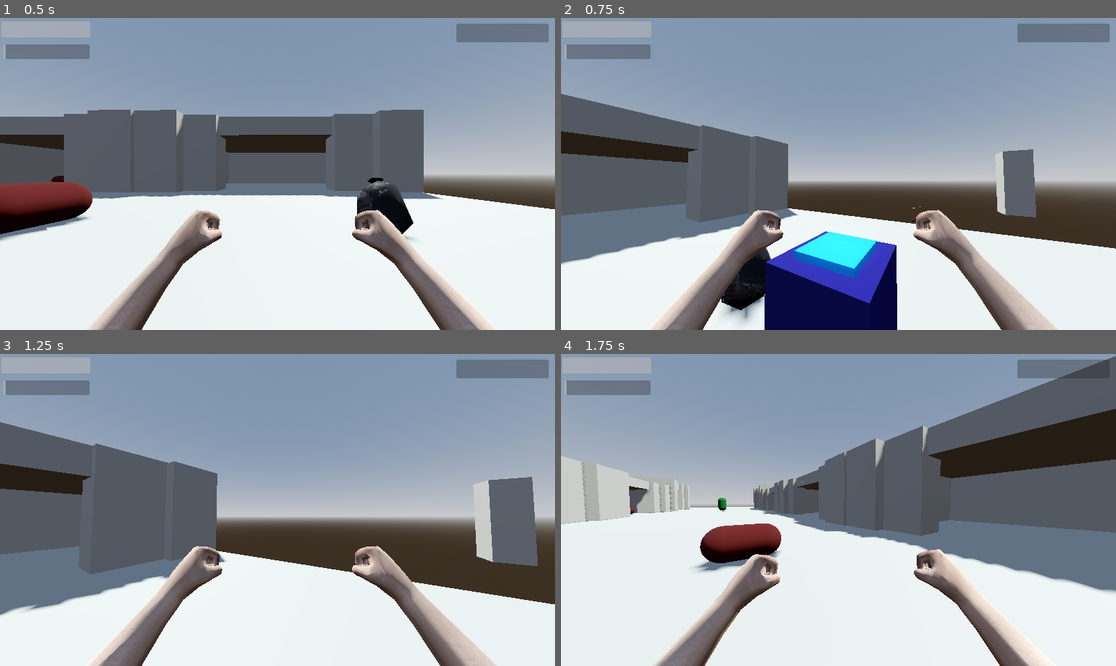
Above: before the commit, frames 1-4 (two rows, left to right).
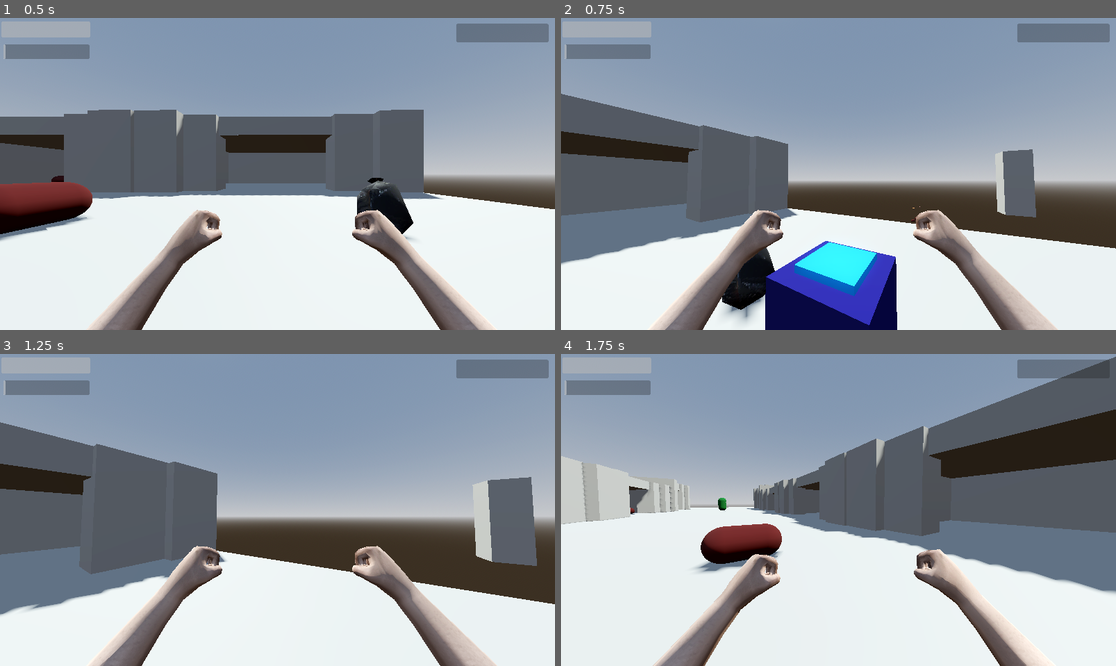
Above: after the commit, the same moments.

Repository: lungcollapser/record
Game: Godot game, scene res://scenes/world.tscn
Two runs of this game, one before a commit and one after it. Both use one fixed random seed, a clock stepped at 60 frames per second and the inputs below.
Inputs (mouse positions are in pixels of both pictures, inside the frame that each line leads up to):
- Up to frame 1 (0.5 s): no input
- Up to frame 2 (0.75 s): tap Enter (ui_accept) at 0.5 s; move the mouse to (866, 174) at 0.52 s; hold W (forward) from 0.53 s (still down); tap T (dropreceptacle) at 0.6 s
- Up to frame 3 (1.25 s): keep holding W (forward); tap Enter (ui_accept) at 0.77 s
- Up to frame 4 (1.75 s): keep holding W (forward); move the mouse to (810, 510) at 1.27 s; click (810, 510) at 1.35 s; tap Enter (ui_accept) at 1.52 s; tap T (dropreceptacle) at 1.55 s

Frame 1 is identical in both runs. In frame 2, 3.4% of the frame differs, in the area x 1-100%, y 30-100%; in frame 3, 0.3%; in frame 4, 0.6%.

Commit message:
fix for beginning receptacle spawn

Diff:
--- a/scenes/PackCigaretteFoilTop.tscn
+++ b/scenes/PackCigaretteFoilTop.tscn
@@ -45,12 +45,13 @@
 
 [node name="PackCigaretteFoilTop" type="RigidBody3D"]
 transform = Transform3D(-4.37114e-08, -1, 0, 1, -4.37114e-08, 0, 0, 0, 1, 1.62606, 0.227147, 0)
+collision_priority = 10.0
 
 [node name="PackCigaretteFoilTop" type="MeshInstance3D" parent="."]
 transform = Transform3D(20, 0, 0, 0, 20, -3.25841e-06, 0, 3.25841e-06, 20, 0, 0, 0)
 mesh = SubResource("ArrayMesh_pvshc")
 skeleton = NodePath("")
 
-[node name="CollisionShape3D" type="CollisionShape3D" parent="."]
+[node name="PackCigaretteShape" type="CollisionShape3D" parent="."]
 transform = Transform3D(20, 0, 0, 0, 20, -3.25841e-06, 0, 3.25841e-06, 20, 0, 0, 0)
 shape = SubResource("ConvexPolygonShape3D_ac671")
--- a/scenes/pizza.tscn
+++ b/scenes/pizza.tscn
@@ -51,12 +51,13 @@
 
 [node name="Pizza" type="RigidBody3D"]
 transform = Transform3D(1, 0, 0, 0, 1, 0, 0, 0, 1, 0.653134, 0, -0.974985)
+collision_priority = 10.0
 
 [node name="PizzaMesh" type="MeshInstance3D" parent="."]
 transform = Transform3D(0.34, 0, 0, 0, 0.34, 0, 0, 0, 0.34, -0.9375, 0, -0.046875)
 mesh = SubResource("ArrayMesh_p6y42")
 skeleton = NodePath("")
 
-[node name="CollisionShape3D" type="CollisionShape3D" parent="."]
+[node name="PizzaShape" type="CollisionShape3D" parent="."]
 transform = Transform3D(0.34, 0, 0, 0, 0.34, 0, 0, 0, 0.34, -0.9375, 0, -0.046875)
 shape = SubResource("ConvexPolygonShape3D_gca4m")
--- a/scenes/player.tscn
+++ b/scenes/player.tscn
@@ -37,7 +37,7 @@
 transform = Transform3D(-0.67, 0, -1.01167e-07, 0, 0.67, 0, 1.01167e-07, 0, -0.67, 0.0448688, -3.10975, -0.100283)
 
 [node name="Hold" type="Node3D" parent="Playerbody/Head/Camera3D" groups=["hold"]]
-transform = Transform3D(1, 0, 0, 0, 1, 0, 0, 0, 1, 0, -0.0263963, -1.55614)
+transform = Transform3D(1, 0, 0, 0, 1, 0, 0, 0, 1, 0, -0.145143, -1.55614)
 
 [node name="PlayerHitbox" type="Area3D" parent="Playerbody"]
 transform = Transform3D(1.51, 0, 0, 0, 1.51, 0, 0, 0, 1.51, 0, 0, 0)
--- a/scenes/world.tscn
+++ b/scenes/world.tscn
@@ -50,6 +50,7 @@
 [node name="Floor" type="CSGBox3D" parent="NavigationRegion3D"]
 transform = Transform3D(1, 0, 0, 0, 1, 0, 0, 0, 1, -54.5665, 0.355282, 0)
 use_collision = true
+collision_priority = 100.0
 size = Vector3(55.44, 1, 34.145)
 
 [node name="CSGCombiner3D" type="CSGCombiner3D" parent="NavigationRegion3D" groups=["wall"]]
@@ -338,6 +339,7 @@
 
 [node name="HumanReceptacle" parent="HumanReceptacle" instance=ExtResource("4_rtglp")]
 visible = false
+collision_priority = 1.0
 
 [node name="DeadBodies" type="Node3D" parent="."]
 
--- a/scripts/human_receptacle.gd
+++ b/scripts/human_receptacle.gd
@@ -19,27 +19,24 @@
 
 func _physics_process(_delta: float):
 #	wall_kill_floor()
-	drop_receptacle()
 
 	if receptacle_amount == true:
 		Events.emit_signal("call_receptacle_speed")
 	else:
 		Events.emit_signal("call_normal_speed")
 
-	if Input.is_action_just_pressed("dropreceptacle"):
-		collision.disabled = false
-		visible = true
-
-func drop_receptacle():
 	var receptacle_collider = player_pick_up.get_collider()
 	if Input.is_action_just_pressed("dropreceptacle") and receptacle_amount == true:
 		human_receptacle.global_position = player_hold.global_position
 		receptacle_amount = false
+		collision.disabled = false
+		visible = true
 
 	if Input.is_action_just_pressed("stow") and receptacle_collider != null and receptacle_collider.is_in_group("stow"):
 		receptacle_amount = true
 		visible = false
 		collision.disabled = true
+
 
 
 func _on_human_receptacle_grinder_body_entered(body):
@@ -48,8 +45,9 @@
 		BloodBar.value += 1
 
 func kill_floor_receptacle():
-	human_receptacle.global_position = player_hold.global_position
-	linear_velocity = Vector3.ZERO
+	if receptacle_amount == false:
+		human_receptacle.global_position = player_hold.global_position
+		linear_velocity = Vector3.ZERO
 
 #func wall_kill_floor():
 #	if human_receptacle.get_colliding_bodies() and receptacle_amount == true:
--- a/scripts/kill_floor_area.gd
+++ b/scripts/kill_floor_area.gd
@@ -1,6 +1,4 @@
 extends Area3D
-
-
 
 func _on_body_entered(body):
 	if body is HumanReceptacle:
--- a/scripts/playerbody.gd
+++ b/scripts/playerbody.gd
@@ -74,10 +74,8 @@
 
 	#if picked_up_object != null and (player.global_position - picked_up_object.global_position) :
 	#	picked_up_object = null
-	if player.global_position >= pick_up.global_position:
-		picked_up_object = null
-	else:
-		picked_up_object != null
+	#if head.global_position >= pick_up.global_position:
+	#	picked_up_object = null
 
 	if Input.is_action_just_pressed("interact"):
 		if picked_up_object == null:
